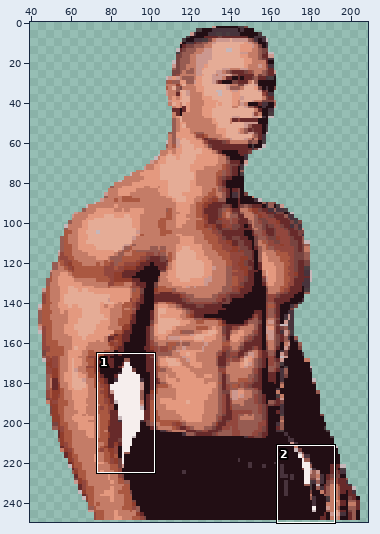
File history of a sprite sheet, res/game/monsters/johncena.png. The picture above shows the old version from afar; the outline marks the close-up.
Close-up. First the earlier version:
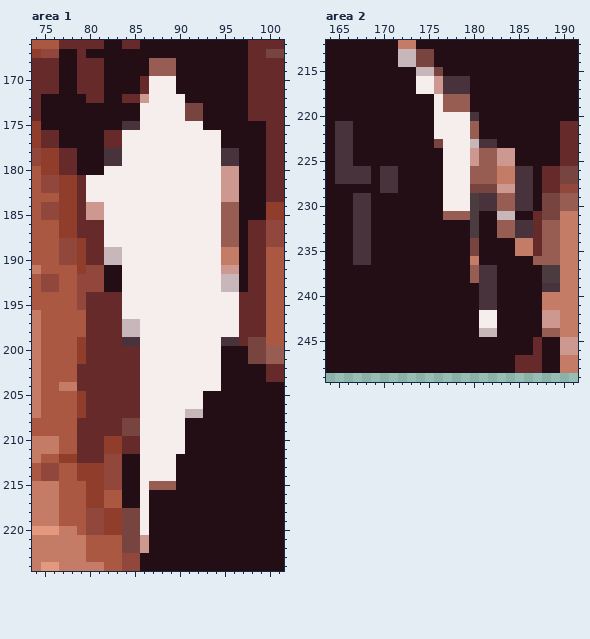
The file is 250x250 pixels. Shown: area 1: x 74..101, y 166..224; area 2: x 164..191, y 212..249. The wide view leaves out empty margins.
The same view after the edit:
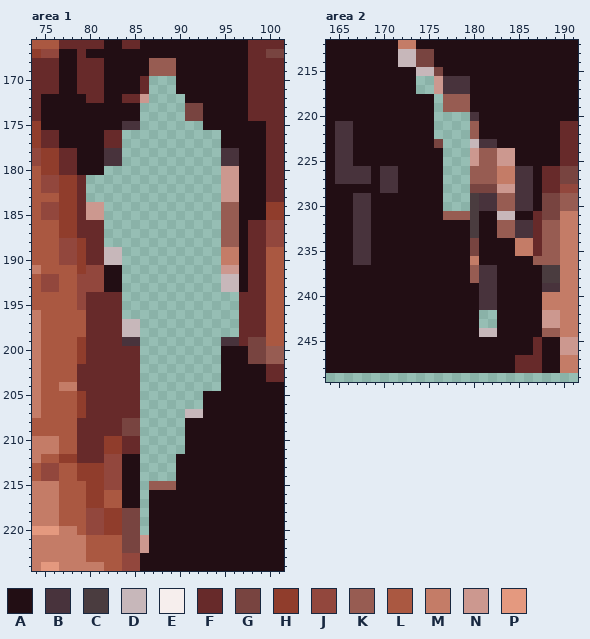
Palette (. is transparent): A #220e14  B #48333c  C #4a3c3f  D #c7b7ba  E #f6eeed  F #672a2a  G #784440  H #903d2c  J #92473d  K #975c52  L #aa5841  M #c47c67  N #cc988f  P #e4997f
Difference:
{"where": "area 1"}
{"y":170,"x":87,"old":"EEE","new":"..."}
{"y":171,"x":87,"old":"EEE","new":"..."}
{"y":172,"x":87,"old":"EEEE","new":"...."}
{"y":173,"x":86,"old":"EEEEE","new":"....."}
{"y":174,"x":86,"old":"EEEEE","new":"....."}
{"y":175,"x":86,"old":"EEEEEEE","new":"......."}
{"y":176,"x":84,"old":"EEEEEEEEEEE","new":"..........."}
{"y":177,"x":84,"old":"EEEEEEEEEEE","new":"..........."}
{"y":178,"x":84,"old":"EEEEEEEEEEE","new":"..........."}
{"y":179,"x":84,"old":"EEEEEEEEEEE","new":"..........."}
{"y":180,"x":82,"old":"EEEEEEEEEEEEE","new":"............."}
{"y":181,"x":80,"old":"EEEEEEEEEEEEEEE","new":"..............."}
{"y":182,"x":80,"old":"EEEEEEEEEEEEEEE","new":"..............."}
{"y":183,"x":80,"old":"EEEEEEEEEEEEEEE","new":"..............."}
{"y":184,"x":82,"old":"EEEEEEEEEEEEE","new":"............."}
{"y":185,"x":82,"old":"EEEEEEEEEEEEE","new":"............."}
{"y":186,"x":82,"old":"EEEEEEEEEEEEE","new":"............."}
{"y":187,"x":82,"old":"EEEEEEEEEEEEE","new":"............."}
{"y":188,"x":82,"old":"EEEEEEEEEEEEE","new":"............."}
{"y":189,"x":84,"old":"EEEEEEEEEEE","new":"..........."}
{"y":190,"x":84,"old":"EEEEEEEEEEE","new":"..........."}
{"y":191,"x":84,"old":"EEEEEEEEEEE","new":"..........."}
{"y":192,"x":84,"old":"EEEEEEEEEEE","new":"..........."}
{"y":193,"x":84,"old":"EEEEEEEEEEE","new":"..........."}
{"y":194,"x":84,"old":"EEEEEEEEEEEEE","new":"............."}
{"y":195,"x":84,"old":"EEEEEEEEEEEEE","new":"............."}
{"y":196,"x":84,"old":"EEEEEEEEEEEEE","new":"............."}
{"y":197,"x":86,"old":"EEEEEEEEEEE","new":"..........."}
{"y":198,"x":86,"old":"EEEEEEEEEEE","new":"..........."}
{"y":199,"x":86,"old":"EEEEEEEEE","new":"........."}
{"y":200,"x":86,"old":"EEEEEEEEE","new":"........."}
{"y":201,"x":86,"old":"EEEEEEEEE","new":"........."}
{"y":202,"x":86,"old":"EEEEEEEEE","new":"........."}
{"y":203,"x":86,"old":"EEEEEEEEE","new":"........."}
{"y":204,"x":86,"old":"EEEEEEEEE","new":"........."}
{"y":205,"x":86,"old":"EEEEEEE","new":"......."}
{"y":206,"x":86,"old":"EEEEEEE","new":"......."}
{"y":207,"x":86,"old":"EEEEE","new":"....."}
{"y":208,"x":86,"old":"EEEEE","new":"....."}
{"y":209,"x":86,"old":"EEEEE","new":"....."}
{"y":210,"x":86,"old":"EEEEE","new":"....."}
{"y":211,"x":86,"old":"EEEEE","new":"....."}
{"y":212,"x":86,"old":"EEEE","new":"...."}
{"y":213,"x":86,"old":"EEEE","new":"...."}
{"y":214,"x":86,"old":"EEEE","new":"...."}
{"y":215,"x":86,"old":"E","new":"."}
{"y":216,"x":86,"old":"E","new":"."}
{"y":217,"x":86,"old":"E","new":"."}
{"y":218,"x":86,"old":"E","new":"."}
{"y":219,"x":86,"old":"E","new":"."}
{"y":220,"x":86,"old":"E","new":"."}
{"where": "area 2"}
{"y":216,"x":174,"old":"EE","new":".."}
{"y":217,"x":174,"old":"EE","new":".."}
{"y":218,"x":176,"old":"E","new":"."}
{"y":219,"x":176,"old":"E","new":"."}
{"y":220,"x":176,"old":"EEEE","new":"...."}
{"y":221,"x":176,"old":"EEEE","new":"...."}
{"y":222,"x":176,"old":"EEEE","new":"...."}
{"y":223,"x":177,"old":"EEE","new":"..."}
{"y":224,"x":177,"old":"EEE","new":"..."}
{"y":225,"x":177,"old":"EEE","new":"..."}
{"y":226,"x":177,"old":"EEE","new":"..."}
{"y":227,"x":177,"old":"EEE","new":"..."}
{"y":228,"x":177,"old":"EEE","new":"..."}
{"y":229,"x":177,"old":"EEE","new":"..."}
{"y":230,"x":177,"old":"EEE","new":"..."}
{"y":242,"x":181,"old":"EE","new":".."}
{"y":243,"x":181,"old":"EE","new":".."}
{"label":"erased","picture_box":[86,76,239,535]}
{"label":"erased","picture_box":[416,76,470,211]}
{"label":"erased","picture_box":[479,310,497,328]}
